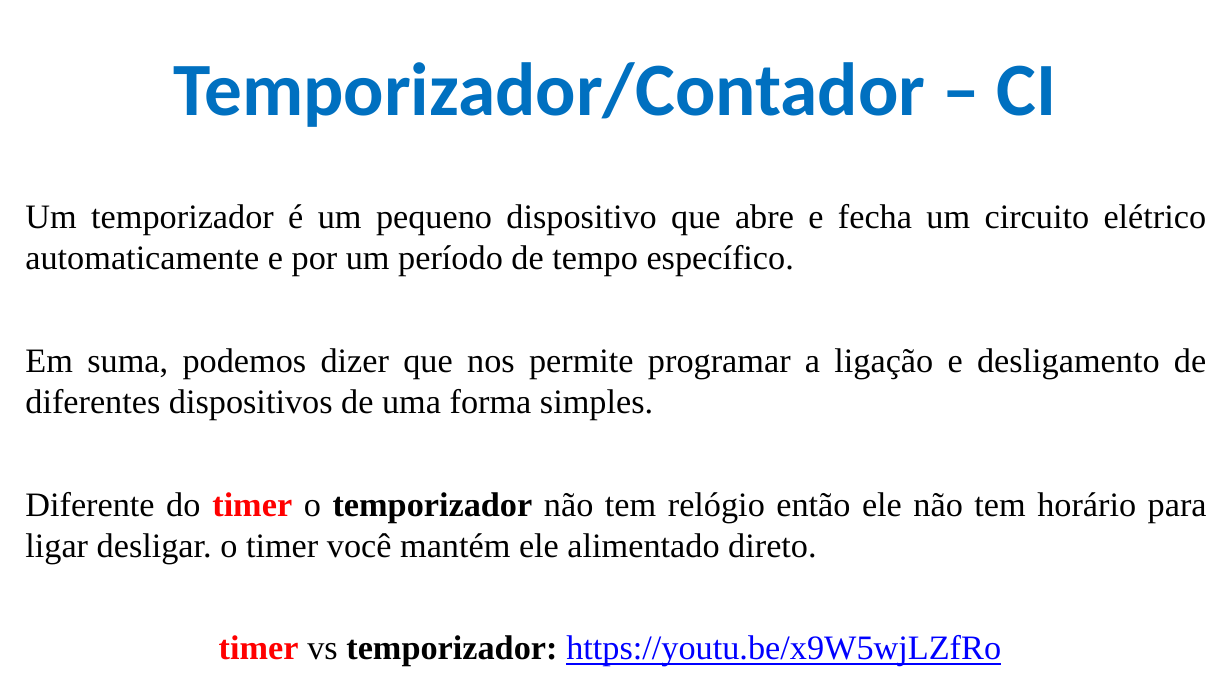
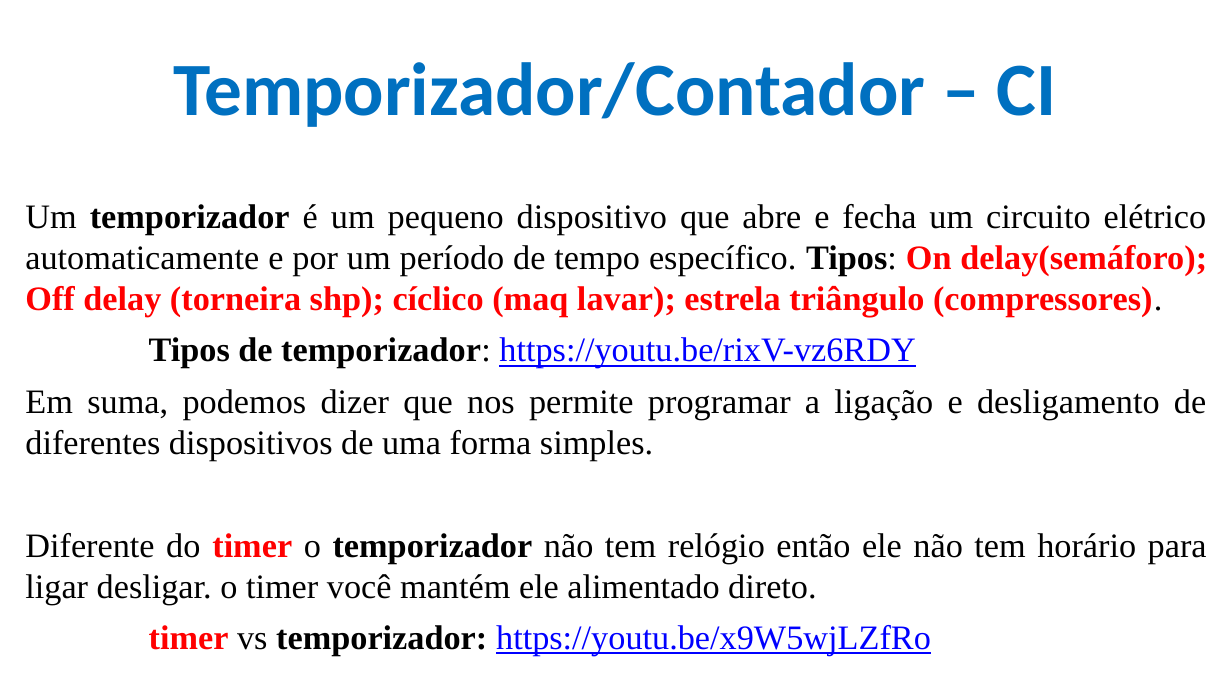
Before and after one commit to CloudEducationBrazil/WydenArea1ProgramacaoMicrocontroladores, a slide deck: slide 4 of 01 Classes/Aula 06 - Programação Microcontroladores - Periféricos Integrados - Temporizadores e PWM.pptx. Drawn at 1232x693 pixels with LibreOffice and Linux fonts; fonts in the diff are those of the drawing; background and template pictures are left out. Boxes give left, top, right and bottom in pixels: in the first picture for what was removed or moved away, otherwise in the second. Text is boxed around its words. In the diff, an @@ line names an element or a change of style, - is before the commit and + after.

```diff
--- a/01 Classes/Aula 06 - Programação Microcontroladores - Periféricos Integrados - Temporizadores e PWM.pptx
+++ b/01 Classes/Aula 06 - Programação Microcontroladores - Periféricos Integrados - Temporizadores e PWM.pptx
@@ text at (25, 204, 1207, 368): text changed @@
-Um temporizador é um pequeno dispositivo que abre e fecha um circuito elétrico automaticamente e por um período de tempo específico.
+Um temporizador é um pequeno dispositivo que abre e fecha um circuito elétrico automaticamente e por um período de tempo específico. Tipos: On delay(semáforo); Off delay (torneira shp); cíclico (maq lavar); estrela triângulo (compressores).
+Tipos de temporizador: https://youtu.be/rixV-vz6RDY
```
Also in this commit, not shown: 4 other slides changed.
